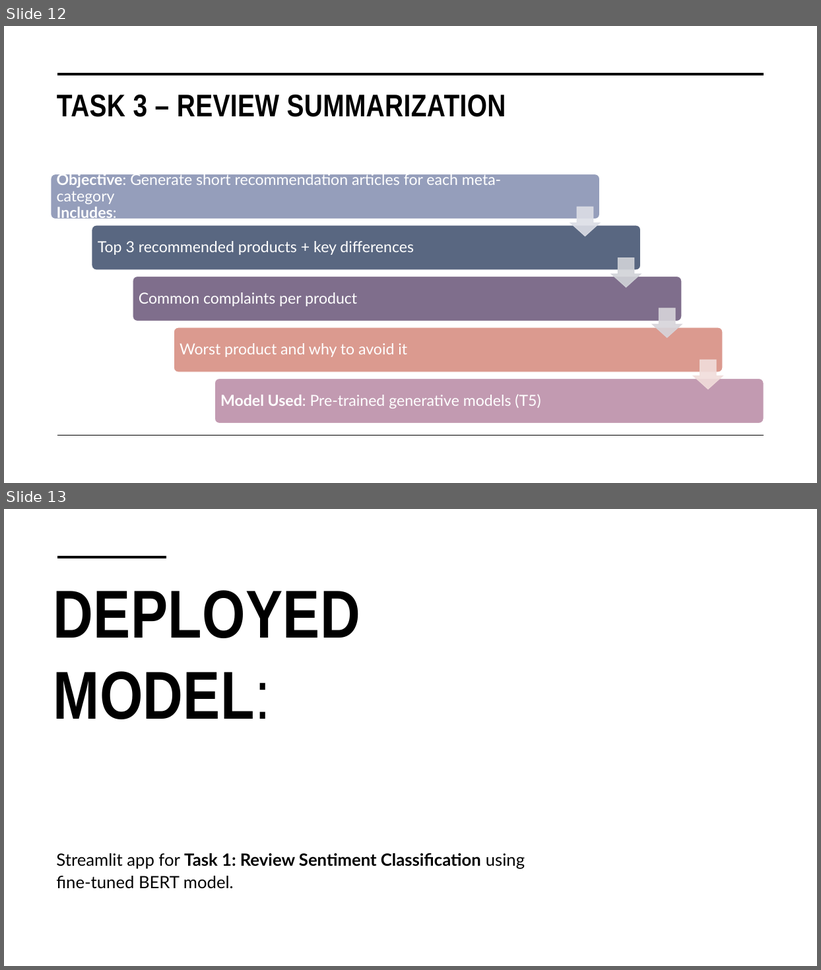
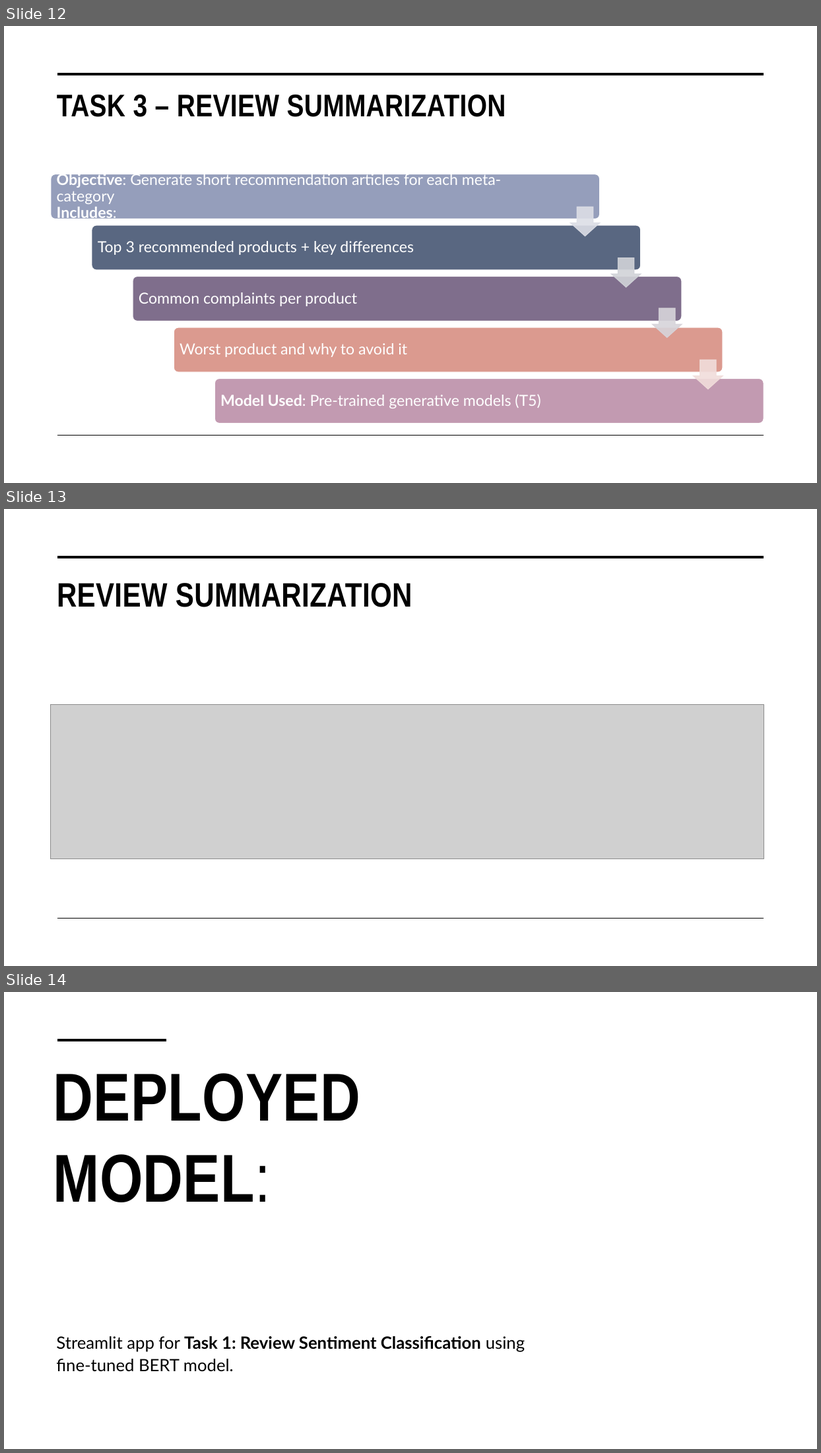
Before and after one commit to AbrarAlanazi/NLP_Automated-Customer-Reviews, a slide deck: Automated_Customer_Reviews.pptx. Shown one above the other, each under a label of ours: slides 12 and 13 before the commit, slides 12, 13 and 14 after it. The pictures are 821x970 and 821x1453 pixels, drawn with LibreOffice and Linux fonts; fonts in the diff are those of the drawing; grey boxes stand for pictures. Boxes give left, top, right and bottom in pixels: in the first picture for what was removed or moved away, otherwise in the second. Text is boxed around its words. In the diff, an @@ line names an element or a change of style, - is before the commit and + after.

```diff
--- a/Automated_Customer_Reviews.pptx
+++ b/Automated_Customer_Reviews.pptx
@@ slide 13 added at [4, 509, 817, 966], background #FFFFFF @@
@@ line added from (57, 557) to (764, 557), #000000 3.5 pt @@
@@ title added at [57, 583, 413, 607], 40 pt, text #000000, bold @@
+REVIEW SUMMARIZATION
@@ picture added at [51, 705, 764, 859] @@
@@ line added from (57, 919) to (764, 919), #000000 1 pt @@
@@ what was slide 13 is now slide 14 @@
```
Also in this commit, not shown: 1 slide changed, 1 other file.
